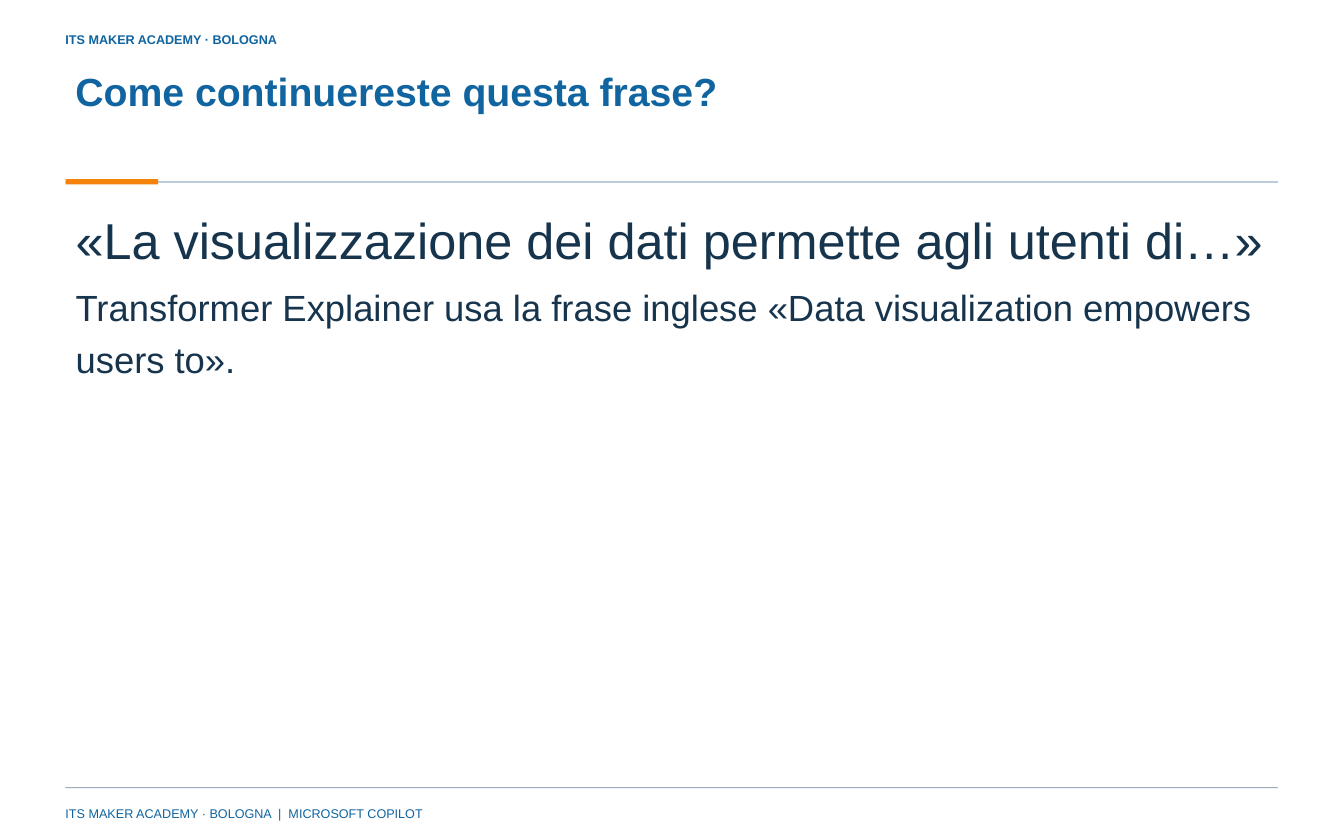
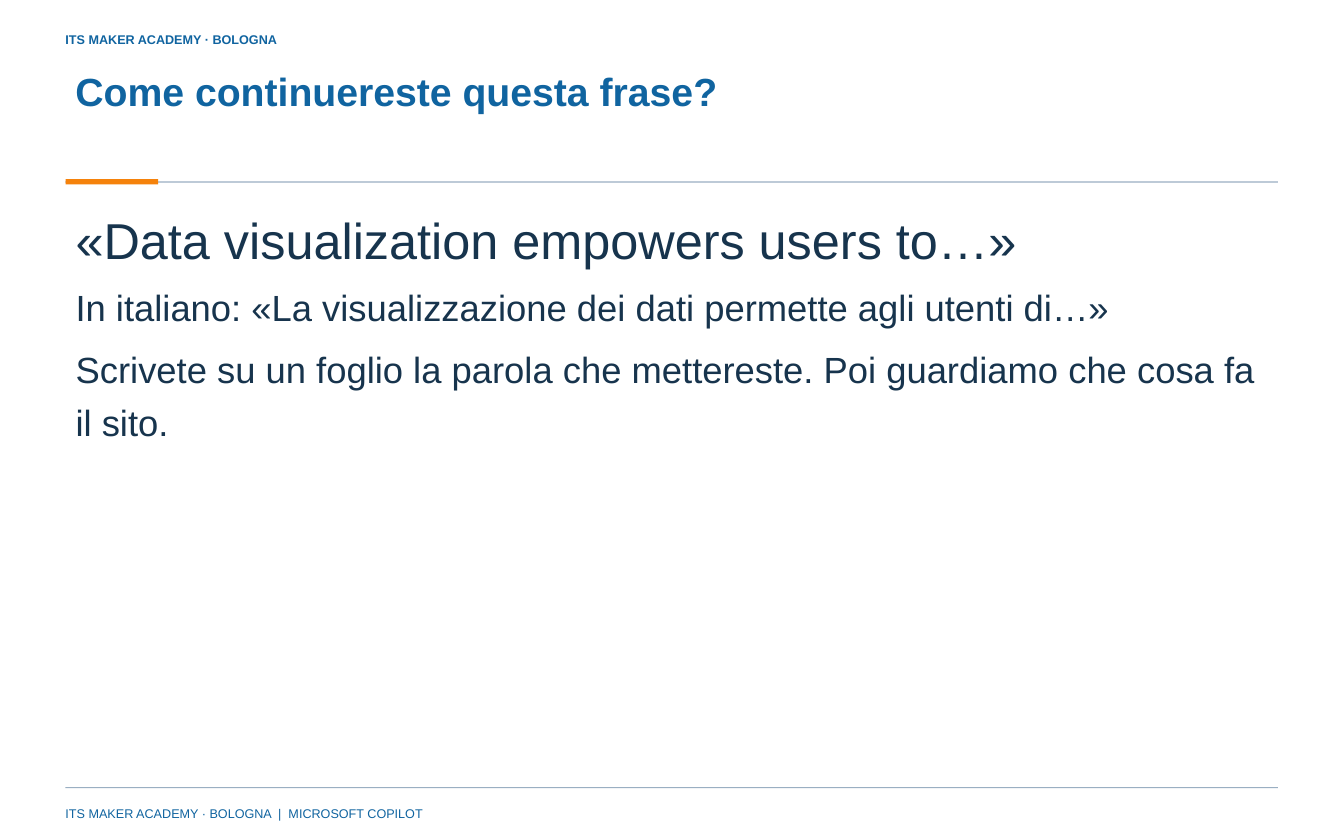
Before and after one commit to franzo9393/ITSCorso_UnslothStudio-Git, a slide deck: slide 4 of lezione 4 - reti neurali e agenti con orchestrazione/Lezione4_Reti_neurali_e_agenti_con_orchestrazione_ITS_MAKER.pptx (slide 3 before the commit). Drawn at 1344x840 pixels with LibreOffice and Linux fonts; fonts in the diff are those of the drawing; background and template pictures are left out. Boxes give left, top, right and bottom in pixels: in the first picture for what was removed or moved away, otherwise in the second. Text is boxed around its words. In the diff, an @@ line names an element or a change of style, - is before the commit and + after.

Commit message:
Lezione 4: slide 1-17 riscritte con schermate dei siti, quadro d'insieme e previsioni (47 slide); regole sulle schermate in AGENTS.md

```diff
--- a/lezione 4 - reti neurali e agenti con orchestrazione/Lezione4_Reti_neurali_e_agenti_con_orchestrazione_ITS_MAKER.pptx
+++ b/lezione 4 - reti neurali e agenti con orchestrazione/Lezione4_Reti_neurali_e_agenti_con_orchestrazione_ITS_MAKER.pptx
@@ text at (x1=76, y1=222, x2=1016, y2=268): text changed; size 26 to 36 pt @@
-Transformer Explainer usa la frase inglese «Data visualization empowers users to».
+«Data visualization empowers users to…»
@@ text at (x1=76, y1=294, x2=1109, y2=328): text changed; size 36 to 26 pt @@
-«La visualizzazione dei dati permette agli utenti di…»
+In italiano: «La visualizzazione dei dati permette agli utenti di…»
@@ text added at (x1=76, y1=356, x2=1254, y2=437), 26 pt, text #17344D @@
+Scrivete su un foglio la parola che mettereste. Poi guardiamo che cosa fa il sito.
```
Also in this commit, not shown: 6 other slides changed, 7 slides added, 1 slide removed, 29 other files.
